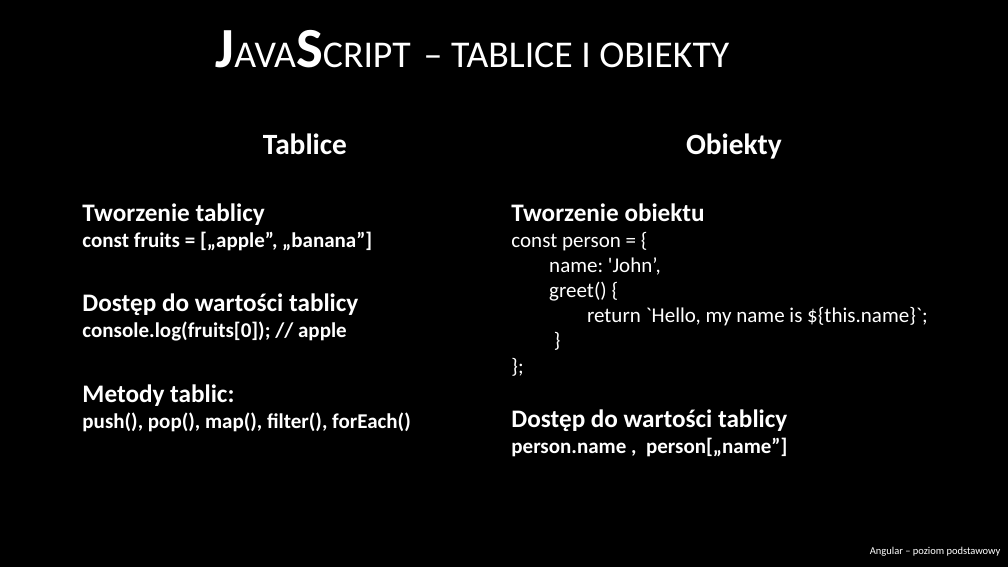
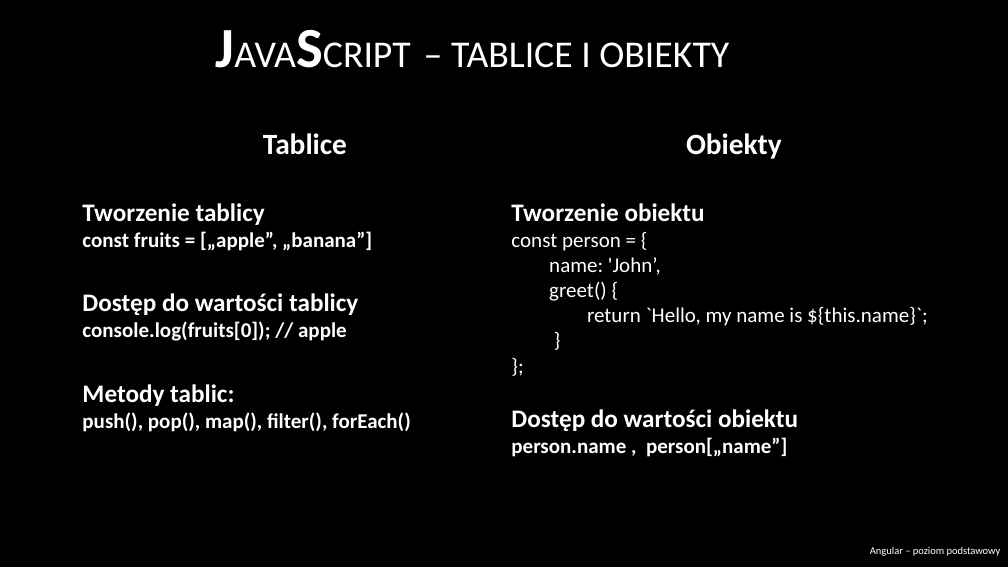
Before and after one commit to Fraszczak/angular-course, a slide deck: slide 21 of prezentacja/Angular beginner.pptx. Drawn at 1008x567 pixels with LibreOffice and Linux fonts; fonts in the diff are those of the drawing; background and template pictures are left out. Boxes give left, top, right and bottom in pixels: in the first picture for what was removed or moved away, otherwise in the second. Text is boxed around its words. In the diff, an @@ line names an element or a change of style, - is before the commit and + after.

```diff
--- a/prezentacja/Angular beginner.pptx
+++ b/prezentacja/Angular beginner.pptx
@@ text at bbox=[511, 409, 798, 431]: text changed @@
-Dostęp do wartości tablicy
+Dostęp do wartości obiektu
```
Also in this commit, not shown: 2 other slides changed.
